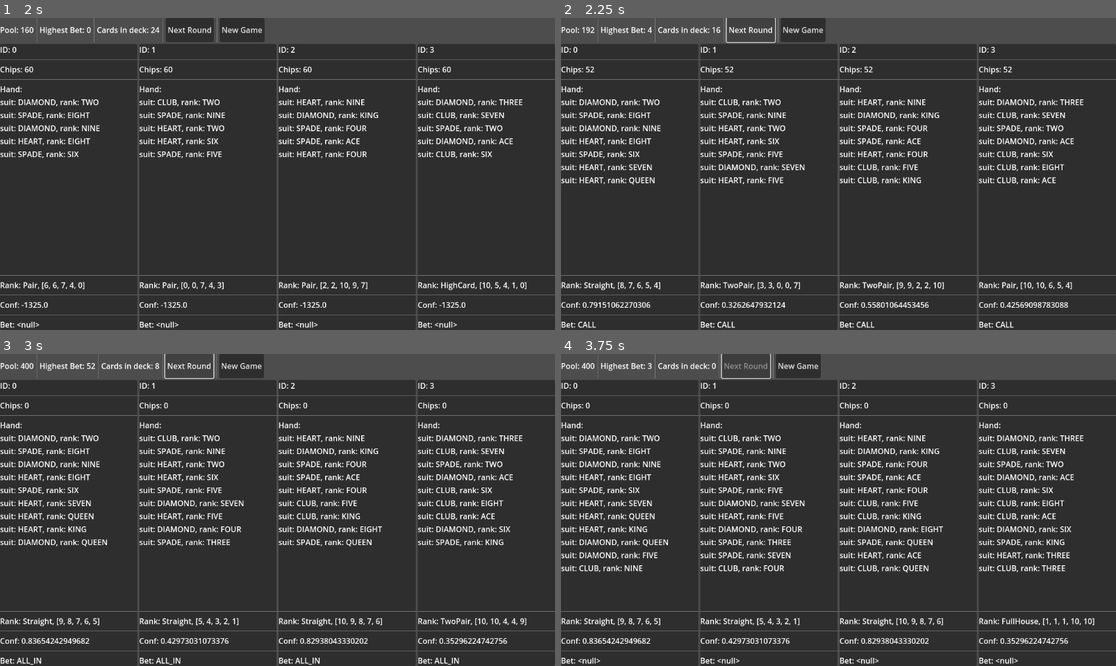
Above: before the commit, frames 1-4 (two rows, left to right).
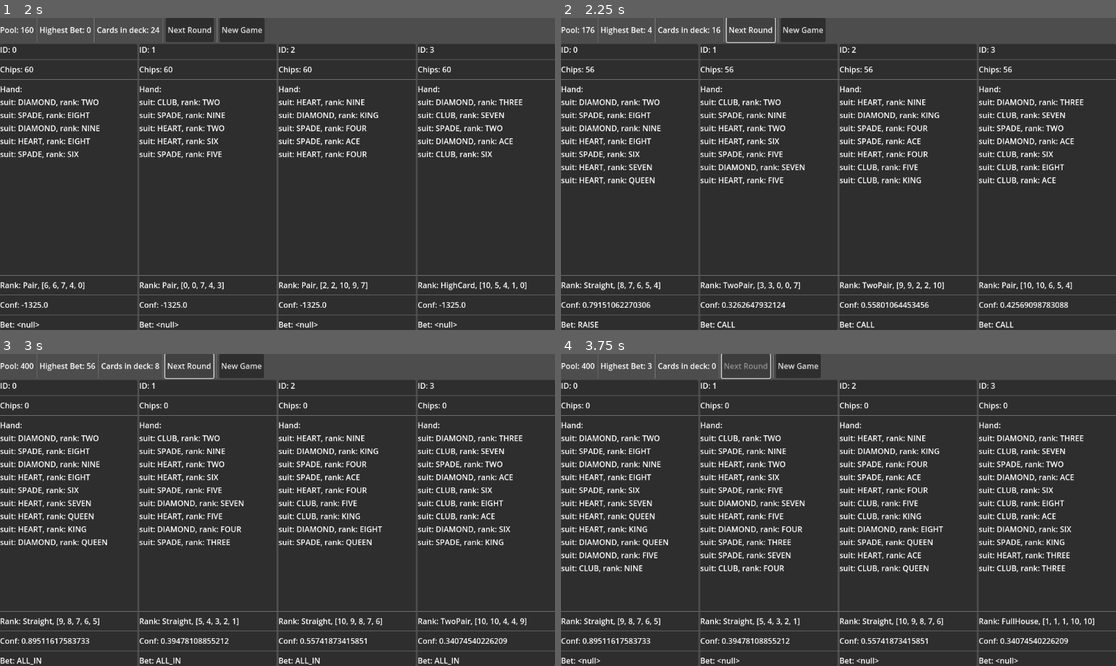
Above: after the commit, the same moments.

Repository: tofimega/ghost-poker
Game: Godot game, scene res://scenes/debug_frontend/debug_frontend.tscn
The game is run twice, just before and just after one commit, with the same random seed, the same clock (stepped at 60 frames per second) and the same inputs.
Inputs:
- Up to frame 1 (2 s): click "New Game" at 0.5 s; click "New Game" at 1.25 s
- Up to frame 2 (2.25 s): click "Next Round" at 2 s
- Up to frame 3 (3 s): click "Next Round" at 2.75 s
- Up to frame 4 (3.75 s): click "Next Round" at 3.5 s

Frame 1 is identical in both runs. In frame 2, 0.1% of the frame differs, in the area x 3-82%, y 2-100%; in frame 3, 0.5%, in the area x 5-92%, y 2-93%; in frame 4, 0.4%.

Commit message:
game dev is fun i swear

Diff:
--- a/scripts/player_controller/player_controller.gd
+++ b/scripts/player_controller/player_controller.gd
@@ -113,6 +113,7 @@
 var forced_all_in: bool = false
 func my_turn() -> void:
 	if player == null or !player.in_game: pass
+
 	forced_all_in=false
 	Logger.log_text("PLAYER "+str(player.id)+"'S TURN!" + " (chips: "+str(player.chips)+")")
 	Logger.log_text(" ")
@@ -126,6 +127,7 @@
 	if confidence >= ALL_IN_THRESHOLD:
 		Logger.log_text("player "+str(player.id)+" goes ALL IN!")
 		PokerEngine.player_bet.emit(player.id, Bet.new(player.chips, Bet.Type.ALL_IN))
+		return
 
 	if player.chips <= PokerEngine.highest_bet or player.chips==0:
 		Logger.log_text("player "+str(player.id)+" has insufficient chips, considering going ALL IN... "+ "(threshold: " + str(CALL_THRESHOLD*FORCED_ALL_IN_MULT) + ")")
@@ -133,8 +135,10 @@
 			Logger.log_text("player "+str(player.id)+" goes ALL IN!")
 			forced_all_in=true
 			PokerEngine.player_bet.emit(player.id, Bet.new(player.chips, Bet.Type.ALL_IN))
+			return
 		Logger.log_text("player "+str(player.id)+" FOLDS!")
 		PokerEngine.player_bet.emit(player.id, Bet.new(0, Bet.Type.FOLD))
+		return
 
 
 	Logger.log_text("player "+str(player.id)+" considers RAISING... "+" (threshold: " + str(RAISE_THRESHOLD) + ")")
@@ -146,16 +150,21 @@
 			if confidence >= RAISE_THRESHOLD*FORCED_ALL_IN_MULT:
 				Logger.log_text("player "+str(player.id)+" goes ALL IN!")
 				PokerEngine.player_bet.emit(player.id, Bet.new(amount, Bet.Type.ALL_IN))
+				return
 			Logger.log_text("player "+str(player.id)+" CALLS instead!")
 			PokerEngine.player_bet.emit(player.id, Bet.new(PokerEngine.highest_bet, Bet.Type.CALL))
+			return
 
 		Logger.log_text("player "+str(player.id)+" RAISES!")
 		PokerEngine.player_bet.emit(player.id, Bet.new(amount, Bet.Type.RAISE))
+		return
 
 	Logger.log_text("player "+str(player.id)+" considers CALLING... "+" (threshold: " + str(CALL_THRESHOLD) + ")")
 	if confidence >= CALL_THRESHOLD:
 		Logger.log_text("player "+str(player.id)+" CALLS!")
 		PokerEngine.player_bet.emit(player.id, Bet.new(PokerEngine.highest_bet, Bet.Type.CALL))
+		return
 
 	Logger.log_text("player "+str(player.id)+" FOLDS!")
 	PokerEngine.player_bet.emit(player.id, Bet.new(0, Bet.Type.FOLD))
+	return
--- a/scripts/poker_engine.gd
+++ b/scripts/poker_engine.gd
@@ -116,11 +116,13 @@
 		return acc
 		,0)
 
-
-#TODO: do it in an event-oriented way
+var pc_at_start_of_round: int = 0
+
 func start_next_round()->void:
 	if game_state!=GameState.RUNNING: return
 	player_bets.clear()
+	pc_at_start_of_round = current_player_count()
+	current_player=0
 	highest_bet = MINIMUM_BET
 	calls_this_turn = 0
 	current_turn+=1
@@ -132,6 +134,7 @@
 		if deck.size()==0: break
 		deal_cards(p, CARDS_PER_ROUND)
 
+	if !players[0].in_game: _find_next_player()
 	_ask_next_player()
 
 
@@ -156,18 +159,18 @@
 		return
 
 
-	#BUG: if first three players call in one turn, the fourth is never asked
-	if calls_this_turn < current_player_count()-1 or player_bets.size() < PLAYER_COUNT:
-
-		players[current_player].bet()
-		next_player.emit(current_player)
+	#BUG: somtimes round doesn't advance to next player if a previous player folded
+	if calls_this_turn < pc_at_start_of_round-1 or player_bets.size() < pc_at_start_of_round:
+		if !players[current_player].in_game: return
+		Logger.log_text(" ")
 		Logger.log_text("current highest bet: "+str(highest_bet))
-
 		var player_bets_text: Dictionary[int, String]
 		for i in player_bets.keys(): player_bets_text[i] = PlayerController.Bet.Type.find_key(player_bets[i])
 		Logger.log_text("current player bets: "+str(player_bets_text))
 		Logger.log_text("players remaining: "+str(current_player_count()))
 		Logger.log_text(" ")
+		players[current_player].bet()
+		next_player.emit(current_player)
 		return
 
 	Logger.log_text("final bet: "+str(highest_bet))
